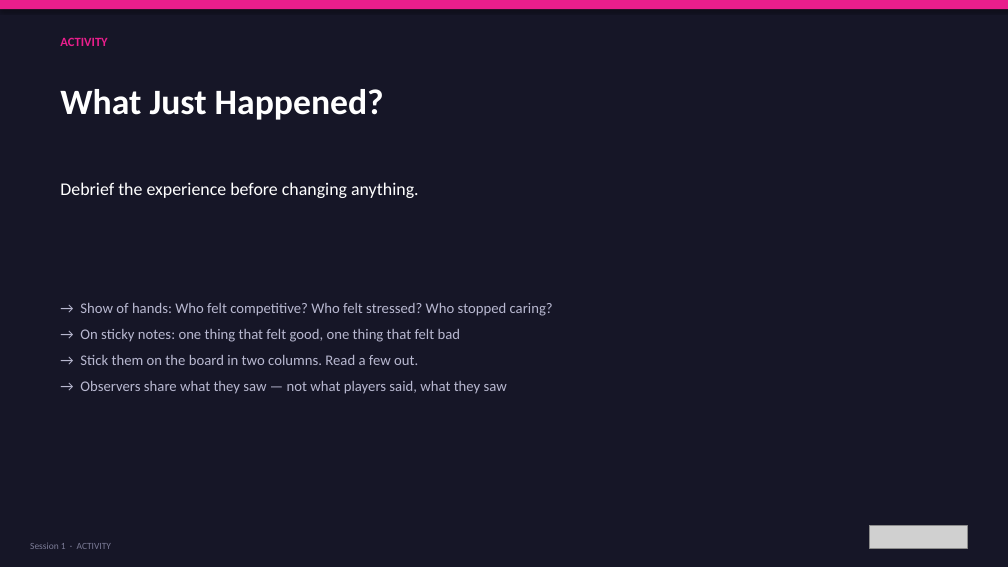
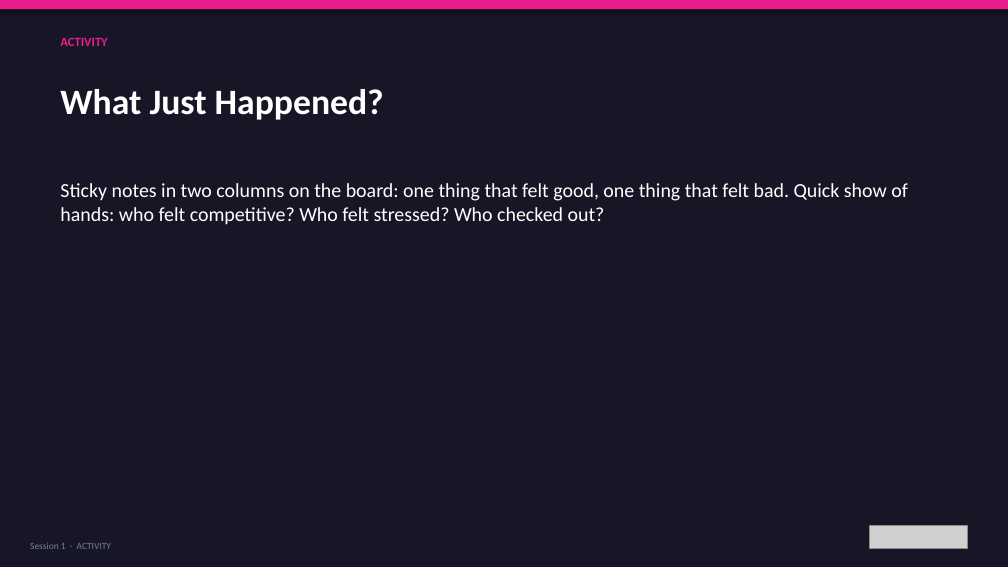
Before and after one commit to bh1ff/cpd-v2, a slide deck: slide 11 of assets/downloads/Session-1-What-Is-Digital-Youth-Work.pptx (slide 12 before the commit). Drawn at 1008x567 pixels with LibreOffice and Linux fonts; fonts in the diff are those of the drawing; grey boxes stand for pictures. Boxes give left, top, right and bottom in pixels: in the first picture for what was removed or moved away, otherwise in the second. Text is boxed around its words. In the diff, an @@ line names an element or a change of style, - is before the commit and + after.

```diff
--- a/assets/downloads/Session-1-What-Is-Digital-Youth-Work.pptx
+++ b/assets/downloads/Session-1-What-Is-Digital-Youth-Work.pptx
@@ text removed at [60,182,419,198] @@
-Debrief the experience before changing anything.
@@ text added at [60,183,908,225], 19 pt, text #FFFFFF @@
+Sticky notes in two columns on the board: one thing that felt good, one thing that felt bad. Quick show of hands: who felt competitive? Who felt stressed? Who checked out?
@@ text removed at [80,303,553,394] @@
-→ Show of hands: Who felt competitive? Who felt stressed? Who stopped caring?
-→ On sticky notes: one thing that felt good, one thing that felt bad
-→ Stick them on the board in two columns. Read a few out.
-→ Observers share what they saw — not what players said, what they saw
```
Also in this commit, not shown: 24 other slides changed, 1 slide added, 3 slides removed, 4 other files.
